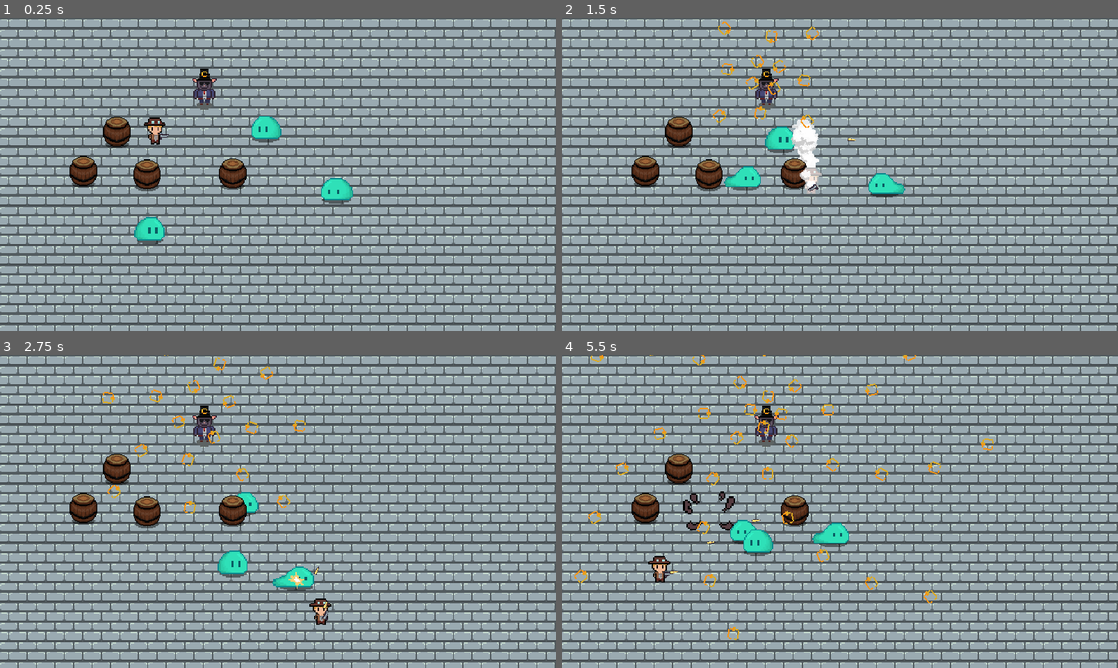
Above: before the commit, frames 1-4 (two rows, left to right).
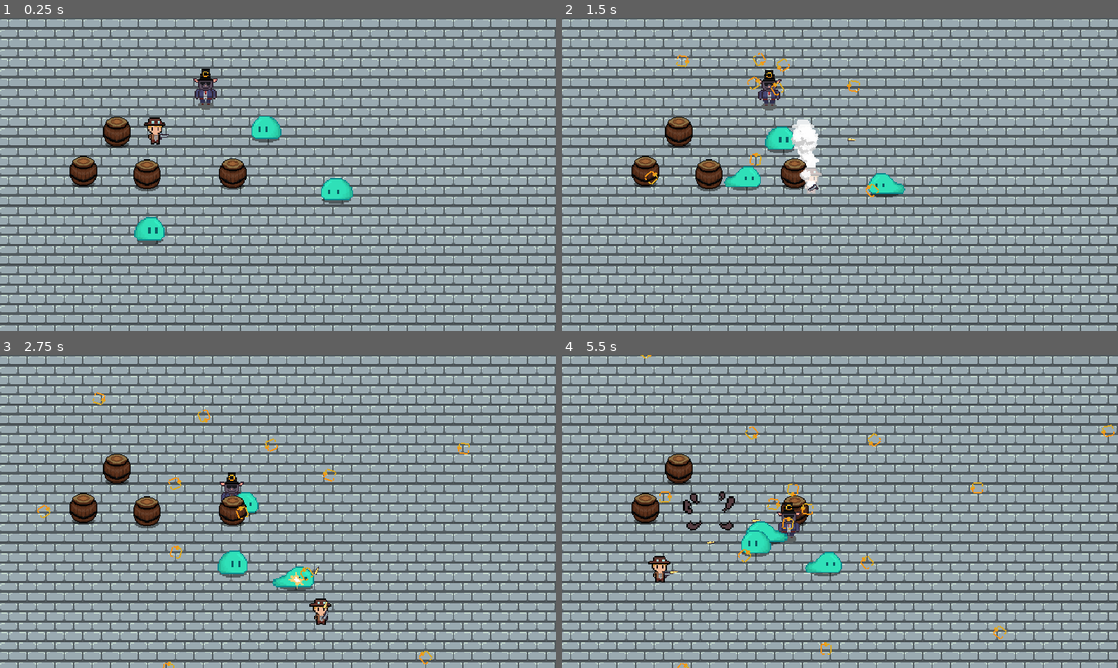
Above: after the commit, the same moments.

Repository: WAIWAI-PARTY/Life-after-people
Game: Godot game, scene res://World.tscn
Same seed, same stepped clock (60 frames per second), same inputs: the game is played once before the commit and once after it.
Inputs (mouse positions are in pixels of both pictures, inside the frame that each line leads up to):
- Up to frame 1 (0.25 s): no input
- Up to frame 2 (1.5 s): move the mouse to (962, 158) at 0.52 s; press the mouse at (962, 158) at 0.53 s; hold D (ui_right) 0.53-1.28 s; move the mouse to (728, 190) at 1.27 s; release the mouse at (728, 190) at 1.28 s; hold S (ui_down) from 1.28 s (still down); tap Shift (dash) at 1.35 s
- Up to frame 3 (2.75 s): click (166, 527) at 1.55 s; move the mouse to (333, 442) at 2.02 s; release S (ui_down) at 2.03 s; press the mouse at (333, 442) at 2.03 s; hold D (ui_right) from 2.03 s (still down)
- Up to frame 4 (5.5 s): move the mouse to (812, 574) at 2.77 s; release D (ui_right) at 2.78 s; release the mouse at (812, 574) at 2.78 s; hold W (ui_up) 2.78-3.53 s; click (812, 574) at 2.85 s; move the mouse to (1006, 558) at 3.52 s; press the mouse at (1006, 558) at 3.53 s; hold A (ui_left) 3.53-5.03 s; tap Shift (dash) at 3.6 s; move the mouse to (673, 464) at 4.27 s; release the mouse at (673, 464) at 4.28 s; click (673, 464) at 4.35 s; move the mouse to (867, 511) at 5.02 s; press the mouse at (867, 511) at 5.03 s; hold S (ui_down) from 5.03 s (still down)

The runs differ from the first frame. In frame 1, 0.2% of the frame differs, in the area x 34-40%, y 16-30%; in frame 2, 0.8%; in frame 3, 1.3%; in frame 4, 3.1%, in the area x 2-100%, y 0-100%.

Commit message:
i guess thats it?

Diff:
--- a/Enemy/EnemyBullet.tscn
+++ b/Enemy/EnemyBullet.tscn
@@ -1,7 +1,12 @@
-[gd_scene load_steps=3 format=2]
+[gd_scene load_steps=5 format=2]
 
 [ext_resource path="res://EnemyBullet.gd" type="Script" id=1]
 [ext_resource path="res://imports/MrCBullet.png" type="Texture" id=2]
+[ext_resource path="res://hitandhurt/hitbox.tscn" type="PackedScene" id=3]
+
+[sub_resource type="CapsuleShape2D" id=1]
+radius = 12.5
+height = 5.0
 
 [node name="EnemyBullet" type="Node2D"]
 scale = Vector2( 0.4, 0.4 )
@@ -14,4 +19,17 @@
 
 [node name="KillTimer" type="Timer" parent="."]
 
+[node name="hitbox" parent="." instance=ExtResource( 3 )]
+collision_layer = 16
+collision_mask = 0
+damage = 30
+
+[node name="CollisionShape2D" parent="hitbox" index="0"]
+position = Vector2( 7.5, -2.13163e-14 )
+rotation = 1.5708
+shape = SubResource( 1 )
+
 [connection signal="timeout" from="KillTimer" to="." method="_on_KillTimer_timeout"]
+[connection signal="area_entered" from="hitbox" to="." method="_on_hitbox_area_entered"]
+
+[editable path="hitbox"]
--- a/Enemy/MrC.gd
+++ b/Enemy/MrC.gd
@@ -1,4 +1,4 @@
-extends Node2D
+extends KinematicBody2D
 
 const bullet_scene = preload("res://Enemy/EnemyBullet.tscn")
 onready var shoot_timer = $ShootTimer
@@ -9,8 +9,33 @@
 const spawn_point_count = 4
 const radius = 10
 
+
+onready var stats = $Stats
+onready var pdz = $PlayerDetectionZone
+onready var MrC = $Sprite
+onready var soft_coll = $SoftCollision
+onready var blink = $Blink
+onready var hurtbox = $hurtbox
+onready var wand_con = $WanderController
+
+export(int) var aclt = 300
+export(int) var max_speed = 50
+export(int) var frict = 200
+
+const deathEffect = preload("res://Effect/Explosion_Effect.tscn")
+
+enum {
+	idle,
+	wander,
+	chase
+}
+
+var state = pick_state()
+var velocity = Vector2.ZERO
+
+
 func _ready():
-	var step = 2 * PI / spawn_point_count
+	var step = 2*PI / spawn_point_count
 
 	for i  in range(spawn_point_count):
 		var spawn_point = Node2D.new()
@@ -24,8 +49,33 @@
 
 
 func _process(delta):
-	var new_rotation = rotater.rotation_degrees + rotate_speed * delta
-	rotater.rotation_degrees = fmod(new_rotation, 360)
+	rotate_shoot_point(delta)
+	match state:
+		idle:
+			velocity = velocity.move_toward(Vector2.ZERO, frict*delta)
+			seek_player()
+			if wand_con.get_time_left() == 0:
+				pick_and_start()
+		wander:
+			seek_player()
+			if wand_con.get_time_left() == 0:
+				pick_and_start()
+			move(wand_con.target_pos,delta)
+			if global_position.distance_to(wand_con.target_pos)<=4:
+				pick_and_start()
+		chase:
+			var player = pdz.player
+			if pdz.can_see_player():
+				if global_position.distance_to(player.global_position)<=70:
+					velocity = Vector2.ZERO
+				else:
+					move(player.global_position,delta)
+			else:
+				state = idle
+	MrC.flip_h = velocity.x > 0
+	if soft_coll.iscolliding():
+		velocity+=soft_coll.get_push_vector()*delta*400
+	velocity = move_and_slide(velocity)
 
 func _on_ShootTimer_timeout():
 	for s in rotater.get_children():
@@ -33,3 +83,43 @@
 		get_tree().root.add_child(bullet)
 		bullet.position = s.global_position
 		bullet.rotation = s.global_rotation
+
+
+func move(pos,delta):
+	var direction = global_position.direction_to(pos)
+	velocity = velocity.move_toward(direction*max_speed, aclt*delta)
+
+func _on_hurtbox_invin_start():
+	blink.play("blink_start")
+
+
+func _on_hurtbox_invin_ended():
+	blink.play("blink_end")
+
+
+func _on_Stats_no_health():
+	queue_free()
+	var edf = deathEffect.instance()
+	get_parent().add_child(edf)
+	edf.global_position = global_position
+
+func rotate_shoot_point(delta):
+	var new_rotation = rotater.rotation_degrees + rotate_speed * delta
+	rotater.rotation_degrees = fmod(new_rotation, 360)
+
+func pick_state(state_list = [idle,wander]):
+	state_list.shuffle()
+	return state_list.pop_front()
+
+func seek_player():
+	if pdz.can_see_player():
+		state = chase
+
+func pick_and_start():
+	state = pick_state()
+	wand_con.start_wand_timer(rand_range(1,3))
+
+
+func _on_hurtbox_area_entered(area):
+	stats.health-=area.damage
+	hurtbox.start_invin(0.1)
--- a/Enemy/MrC.tscn
+++ b/Enemy/MrC.tscn
@@ -1,18 +1,135 @@
-[gd_scene load_steps=3 format=2]
+[gd_scene load_steps=17 format=2]
 
 [ext_resource path="res://Enemy/MrC.gd" type="Script" id=1]
 [ext_resource path="res://imports/mrc.png" type="Texture" id=2]
+[ext_resource path="res://Stats.tscn" type="PackedScene" id=3]
+[ext_resource path="res://hitandhurt/SoftCollision.tscn" type="PackedScene" id=4]
+[ext_resource path="res://hitandhurt/hurtbox.tscn" type="PackedScene" id=5]
+[ext_resource path="res://hitandhurt/PlayerDetectionZone.tscn" type="PackedScene" id=6]
+[ext_resource path="res://Enemy/WanderController.tscn" type="PackedScene" id=7]
+[ext_resource path="res://Effect/whiten_material.gdshader" type="Shader" id=8]
 
-[node name="MrC" type="Node2D"]
+[sub_resource type="Animation" id=3]
+length = 0.001
+tracks/0/type = "value"
+tracks/0/path = NodePath("Sprite:material:shader_param/whiten")
+tracks/0/interp = 1
+tracks/0/loop_wrap = true
+tracks/0/imported = false
+tracks/0/enabled = true
+tracks/0/keys = {
+"times": PoolRealArray( 0 ),
+"transitions": PoolRealArray( 1 ),
+"update": 0,
+"values": [ false ]
+}
+
+[sub_resource type="Animation" id=4]
+resource_name = "blink_end"
+length = 0.1
+tracks/0/type = "value"
+tracks/0/path = NodePath("Sprite:material:shader_param/whiten")
+tracks/0/interp = 1
+tracks/0/loop_wrap = true
+tracks/0/imported = false
+tracks/0/enabled = true
+tracks/0/keys = {
+"times": PoolRealArray( 0 ),
+"transitions": PoolRealArray( 1 ),
+"update": 1,
+"values": [ false ]
+}
+
+[sub_resource type="Animation" id=5]
+resource_name = "blink_start"
+length = 0.1
+tracks/0/type = "value"
+tracks/0/path = NodePath("Sprite:material:shader_param/whiten")
+tracks/0/interp = 1
+tracks/0/loop_wrap = true
+tracks/0/imported = false
+tracks/0/enabled = true
+tracks/0/keys = {
+"times": PoolRealArray( 0, 0.1 ),
+"transitions": PoolRealArray( 1, 1 ),
+"update": 1,
+"values": [ true, false ]
+}
+
+[sub_resource type="ShaderMaterial" id=6]
+shader = ExtResource( 8 )
+shader_param/whiten = false
+shader_param/mix_weight = 1.0
+
+[sub_resource type="CircleShape2D" id=7]
+radius = 5.0
+
+[sub_resource type="CapsuleShape2D" id=1]
+radius = 5.5
+height = 2.0
+
+[sub_resource type="CapsuleShape2D" id=2]
+radius = 6.5
+height = 10.0
+
+[sub_resource type="CircleShape2D" id=8]
+radius = 183.044
+
+[node name="MrC" type="KinematicBody2D"]
+collision_layer = 0
 script = ExtResource( 1 )
 
+[node name="Blink" type="AnimationPlayer" parent="."]
+anims/RESET = SubResource( 3 )
+anims/blink_end = SubResource( 4 )
+anims/blink_start = SubResource( 5 )
+
+[node name="Stats" parent="." instance=ExtResource( 3 )]
+max_health = 500
+
 [node name="Sprite" type="Sprite" parent="."]
-position = Vector2( -1, -7 )
+material = SubResource( 6 )
+position = Vector2( 0, -7 )
 texture = ExtResource( 2 )
+
+[node name="CollisionShape2D" type="CollisionShape2D" parent="."]
+position = Vector2( -0.5, 5 )
+shape = SubResource( 7 )
 
 [node name="ShootTimer" type="Timer" parent="."]
 
 [node name="Rotater" type="Node2D" parent="."]
-position = Vector2( -2, -17 )
+position = Vector2( 0, -18 )
 
+[node name="SoftCollision" parent="." instance=ExtResource( 4 )]
+visible = false
+
+[node name="CollisionShape2D" parent="SoftCollision" index="0"]
+position = Vector2( -0.5, 3 )
+shape = SubResource( 1 )
+
+[node name="hurtbox" parent="." instance=ExtResource( 5 )]
+visible = false
+collision_layer = 8
+collision_mask = 4
+
+[node name="CollisionShape2D" parent="hurtbox" index="0"]
+position = Vector2( -0.5, -2 )
+shape = SubResource( 2 )
+
+[node name="PlayerDetectionZone" parent="." instance=ExtResource( 6 )]
+
+[node name="CollisionShape2D" parent="PlayerDetectionZone" index="0"]
+shape = SubResource( 8 )
+
+[node name="WanderController" parent="." instance=ExtResource( 7 )]
+
+[connection signal="no_health" from="Stats" to="." method="_on_Stats_no_health"]
 [connection signal="timeout" from="ShootTimer" to="." method="_on_ShootTimer_timeout"]
+[connection signal="area_entered" from="hurtbox" to="." method="_on_hurtbox_area_entered"]
+[connection signal="invin_ended" from="hurtbox" to="." method="_on_hurtbox_invin_ended"]
+[connection signal="invin_start" from="hurtbox" to="." method="_on_hurtbox_invin_start"]
+
+[editable path="SoftCollision"]
+[editable path="hurtbox"]
+[editable path="PlayerDetectionZone"]
--- a/Enemy/Slime.tscn
+++ b/Enemy/Slime.tscn
@@ -187,6 +187,7 @@
 script = ExtResource( 3 )
 
 [node name="Stats" parent="." instance=ExtResource( 5 )]
+max_health = 700
 
 [node name="Sprite" type="Sprite" parent="."]
 material = SubResource( 34 )
--- a/EnemyBullet.gd
+++ b/EnemyBullet.gd
@@ -1,6 +1,6 @@
 extends Node2D
 
-const speed = 100
+const speed = 300
 
 func _process(delta):
 	position += transform.x * speed * delta
@@ -9,3 +9,7 @@
 
 func _on_KillTimer_timeout():
 	queue_free()
+
+
+func _on_hitbox_area_entered(area):
+	queue_free()
--- a/Player/PlayerStats.tscn
+++ b/Player/PlayerStats.tscn
@@ -3,3 +3,4 @@
 [ext_resource path="res://Stats.tscn" type="PackedScene" id=1]
 
 [node name="PlayerStats" instance=ExtResource( 1 )]
+max_health = 1500
--- a/Stats.gd
+++ b/Stats.gd
@@ -1,10 +1,10 @@
 extends Node
-
-export(int) var max_health = 1000
-var health = max_health setget set_health
+export(int) var max_health
+onready var health = max_health setget set_health
 
 signal no_health
 func set_health(value):
 	health = value
+	print(health)
 	if health <= 0:
 		emit_signal("no_health")
